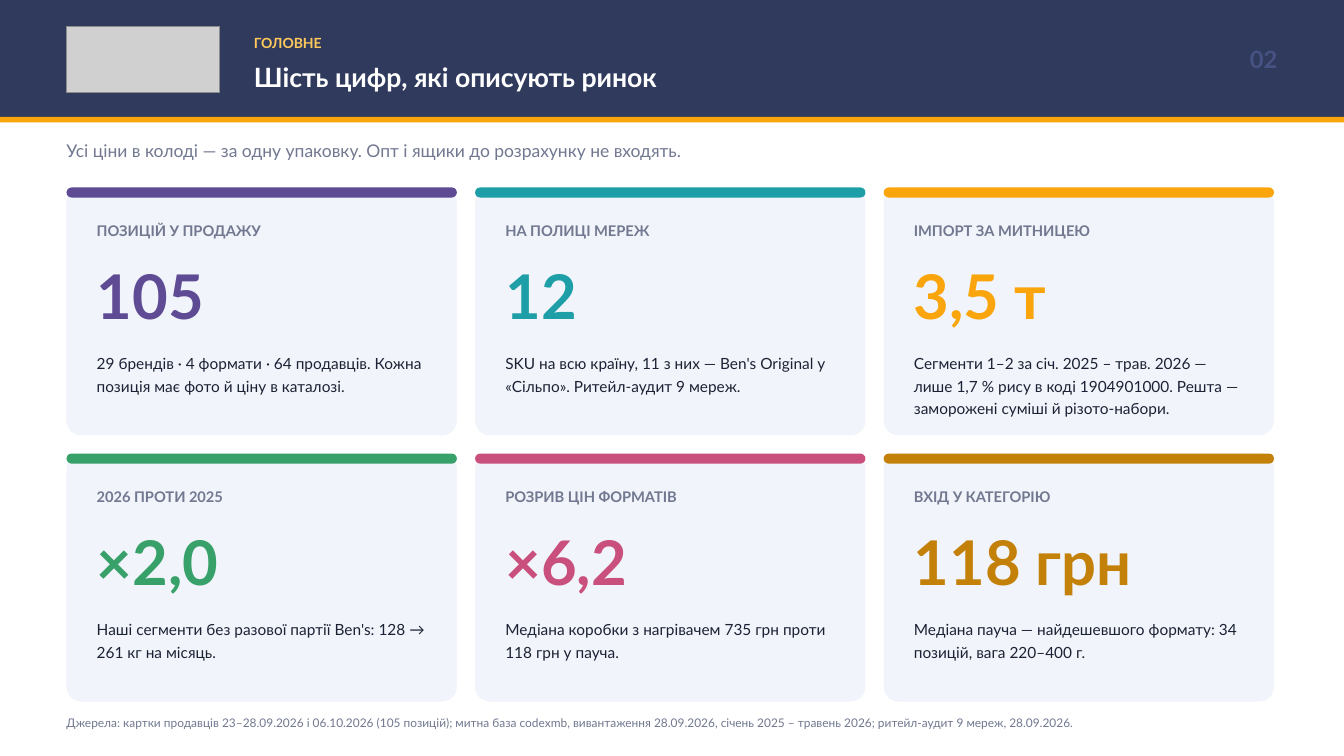
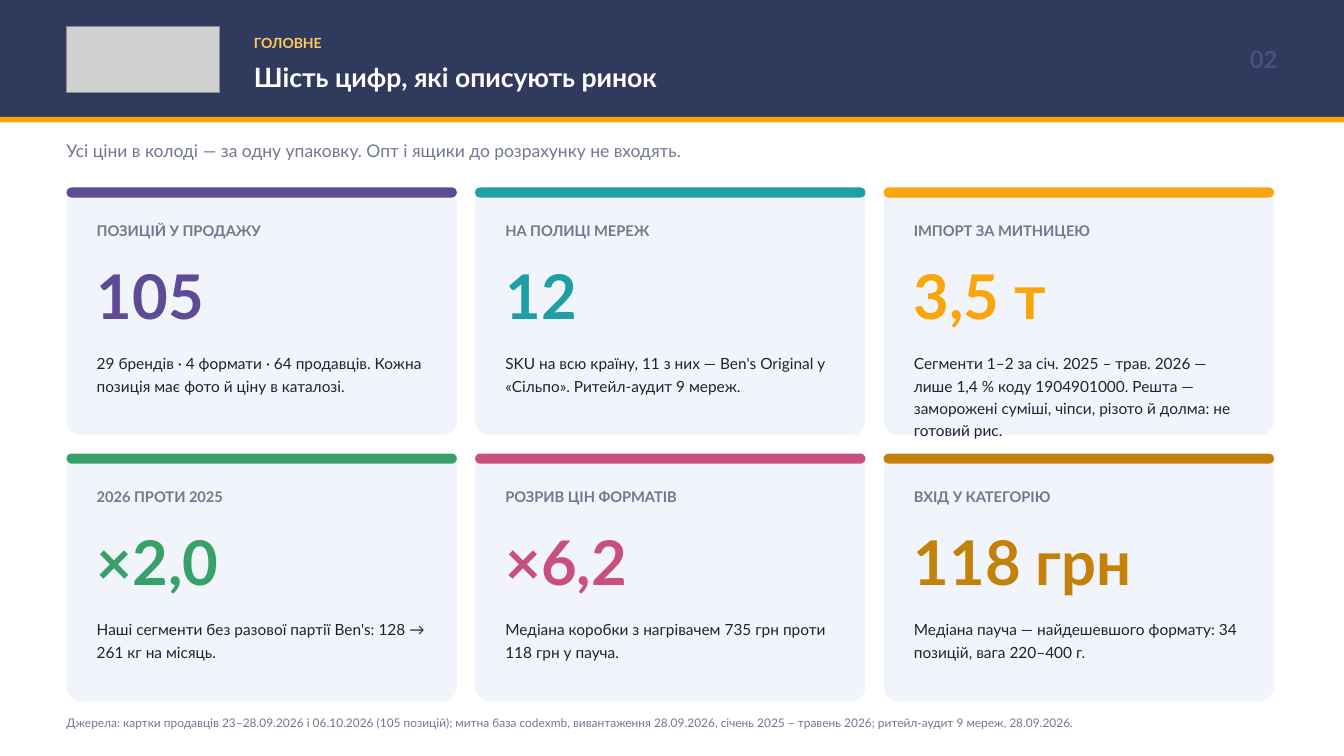
Before and after one commit to IllyaChaplygin/Chaplygin-Illya, a slide deck: slide 2 of market-research/Gotovyi_Rys_Final_v2.pptx. Drawn at 1344x756 pixels with LibreOffice and Linux fonts; fonts in the diff are those of the drawing; grey boxes stand for pictures. Boxes give left, top, right and bottom in pixels: in the first picture for what was removed or moved away, otherwise in the second. Text is boxed around its words. In the diff, an @@ line names an element or a change of style, - is before the commit and + after.

```diff
--- a/market-research/Gotovyi_Rys_Final_v2.pptx
+++ b/market-research/Gotovyi_Rys_Final_v2.pptx
@@ text at box(914, 358, 1230, 439): text changed @@
-Сегменти 1–2 за січ. 2025 – трав. 2026 — лише 1,7 % рису в коді 1904901000. Решта — заморожені суміші й різото-набори.
+Сегменти 1–2 за січ. 2025 – трав. 2026 — лише 1,4 % коду 1904901000. Решта — заморожені суміші, чіпси, різото й долма: не готовий рис.
```
Also in this commit, not shown: 4 other slides changed, 4 other files.
